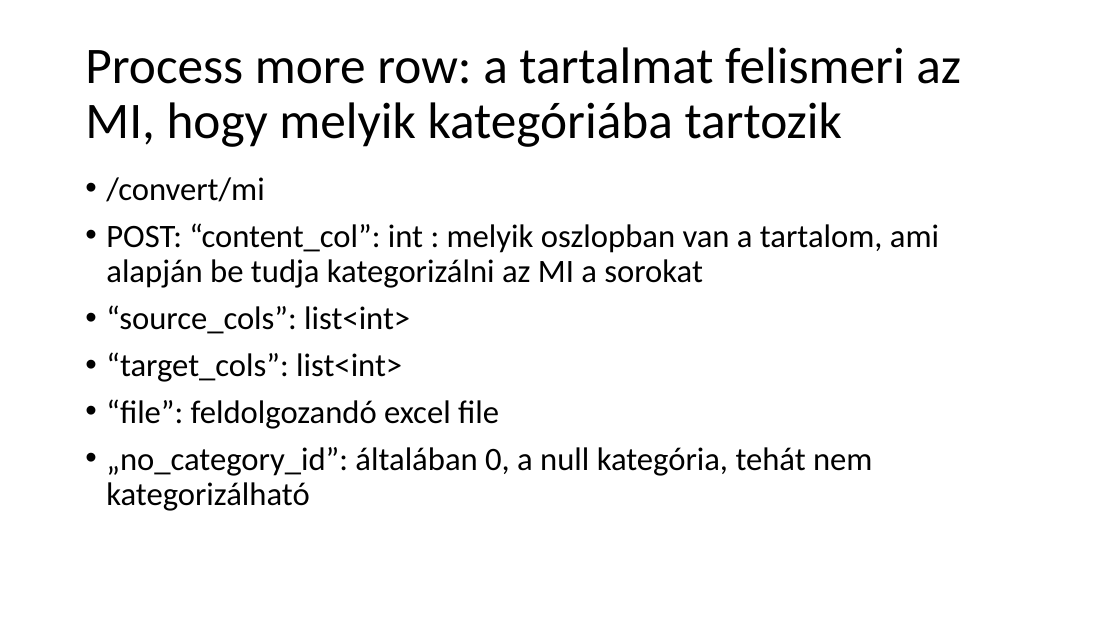
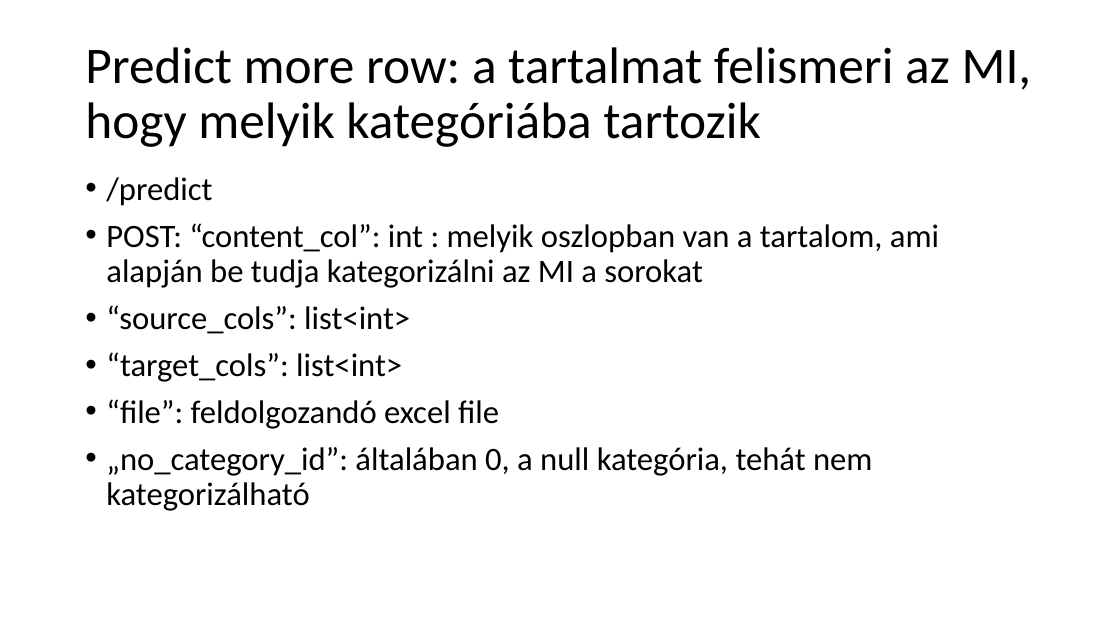
Before and after one commit to ejanos/strabag, a slide deck: slide 13 of python WebAPI.ppt. Drawn at 1120x630 pixels with LibreOffice and Linux fonts; fonts in the diff are those of the drawing. Boxes give left, top, right and bottom in pixels: in the first picture for what was removed or moved away, otherwise in the second. Text is boxed around its words. In the diff, an @@ line names an element or a change of style, - is before the commit and + after.

Commit message:
webAPI docs

```diff
--- a/python WebAPI.ppt
+++ b/python WebAPI.ppt
@@ title at <box>85,47,1032,147</box>: text changed @@
-Process more row: a tartalmat felismeri az MI, hogy melyik kategóriába tartozik
+Predict more row: a tartalmat felismeri az MI, hogy melyik kategóriába tartozik
@@ text at <box>106,177,212,206</box>: text changed @@
-• /convert/mi
+• /predict
```
